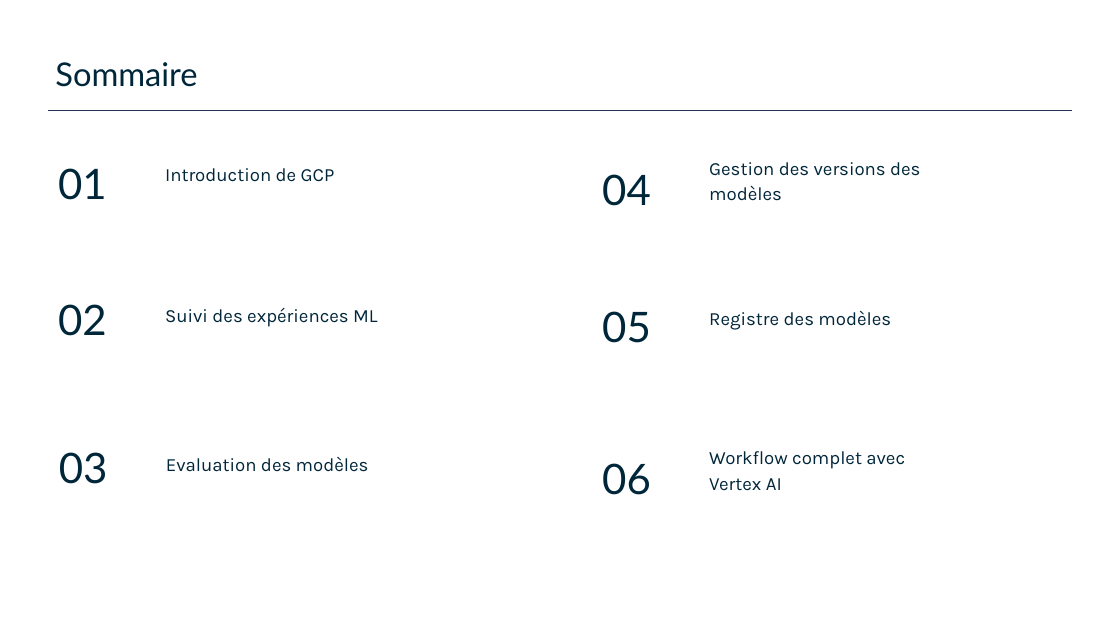
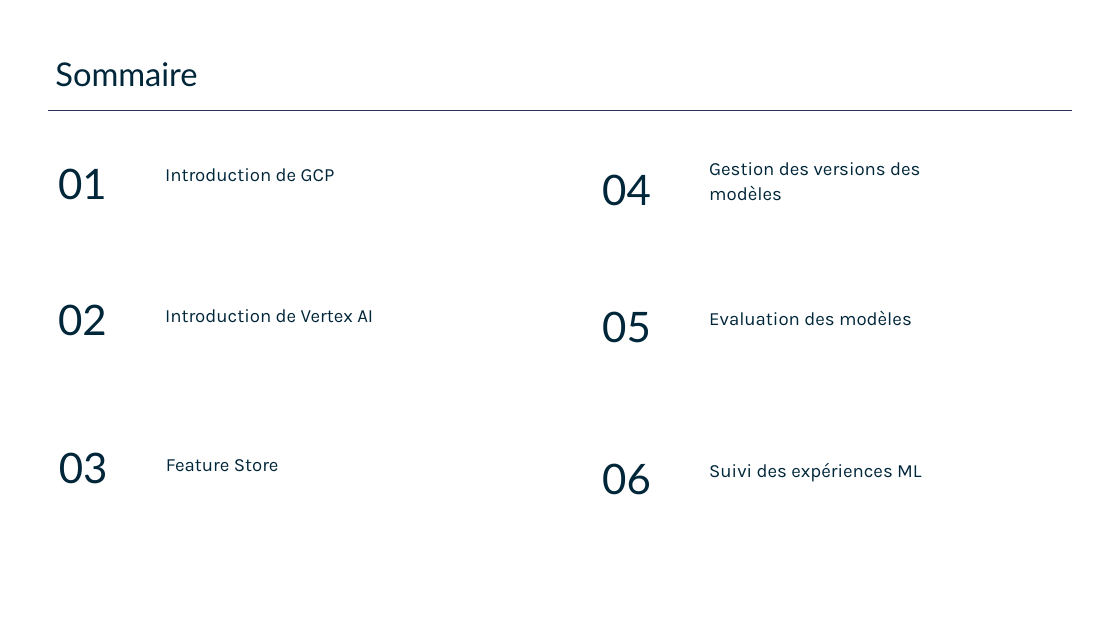
Before and after one commit to plperez626/MLOps-Introductory-Course-on-GCP, a slide deck: slide 2 of slides/2_flowml-on-gcp/gcp_mlops_vertexai_supaero.pptx. Drawn at 1120x630 pixels with LibreOffice and Linux fonts; fonts in the diff are those of the drawing; background and template pictures are left out. Boxes give left, top, right and bottom in pixels: in the first picture for what was removed or moved away, otherwise in the second. Text is boxed around its words. In the diff, an @@ line names an element or a change of style, - is before the commit and + after.

Commit message:
qq modif ppt

```diff
--- a/slides/2_flowml-on-gcp/gcp_mlops_vertexai_supaero.pptx
+++ b/slides/2_flowml-on-gcp/gcp_mlops_vertexai_supaero.pptx
@@ text at (x1=165, y1=309, x2=373, y2=323): text changed @@
-Suivi des expériences ML
+Introduction de Vertex AI
@@ text at (x1=709, y1=311, x2=912, y2=326): text changed @@
-Registre des modèles
+Evaluation des modèles
@@ text at (x1=166, y1=459, x2=279, y2=472): text changed @@
-Evaluation des modèles
+Feature Store
@@ text at (x1=709, y1=463, x2=921, y2=482): text changed @@
-Workflow complet avec Vertex AI
+Suivi des expériences ML
```
